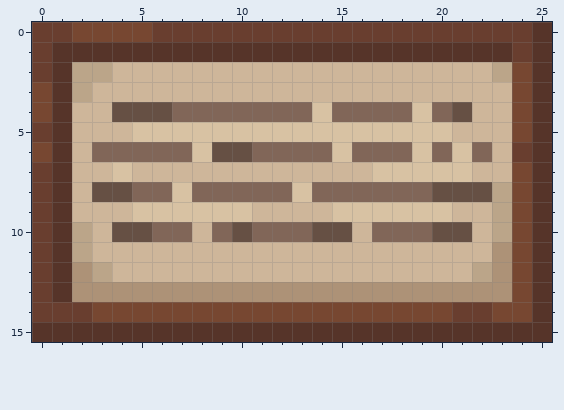
Two states of a pixel-art sprite, misc_icon.png. This is how it looked before the edit.
The file is 300x200 pixels, drawn in blocks of 10x10; one block is one cell here. Colours within 5 levels of each other are drawn and written as one. The old version is drawn lined up with the new one, on the new canvas.
New version:
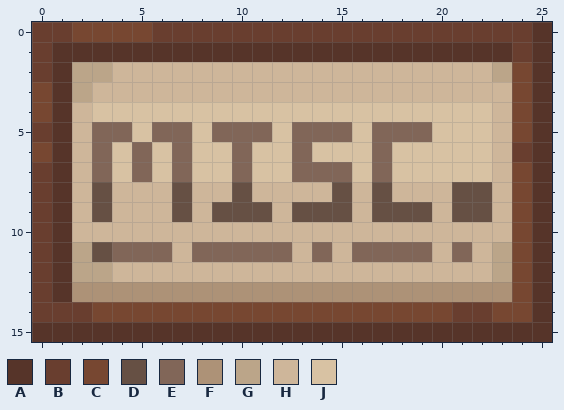
Palette (. is transparent): A #563429  B #693e2f  C #774731  D #665044  E #816658  F #ad9277  G #bba589  H #ceb69a  J #d8c2a3
The exact change:
canvas 30x20 -> 26x16, the old top-left corner now at -2,-2 (the part of the old canvas that was cut away was empty and is not shown)
Colour E becomes colour D in row 8 at x 10, 15 and 17.
Colour H becomes colour D in row 9 at x 3, 11, 13 to 14 and 21 to 22; in row 11 at x 3.
Colour J becomes colour D in row 8 at x 7; in row 9 at x 7, 9 to 10, 15 and 17 to 19.
Colour D becomes colour E in row 6 at x 10.
Colour H becomes colour E in row 5 at x 3 to 4; in row 7 at x 3, 5, 7, 10 and 13 to 15; in row 11 at x 4 to 6, 8 to 12, 14, 16 to 19 and 21.
Colour J becomes colour E in row 5 at x 6 to 7, 9 to 11, 13 to 15 and 17 to 19; in row 7 at x 17.
Colour F becomes colour G in row 11 at x 23; in row 12 at x 2 and 23.
Colour D becomes colour H in row 8 at x 4 and 20; in row 10 at x 4 to 5, 10, 14 to 15 and 20 to 21.
Colour E becomes colour H in row 8 at x 5 to 6, 8 to 9, 11 to 12, 14, 16 and 18 to 19; in row 10 at x 6 to 7, 9, 11 to 13 and 17 to 19.
Colour G becomes colour H in rows 8 to 9 at x 23; in row 10 at x 2 and 23; in row 12 at x 22.
Colour J becomes colour H in row 8 at x 13; in row 9 at x 5 to 6, 8, 16 and 20.
Colour D becomes colour J in row 4 at x 4 to 6 and 21; in row 6 at x 9.
Colour E becomes colour J in row 4 at x 7 to 13, 15 to 18 and 20; in row 6 at x 4, 6, 11 to 12, 14, 16, 18, 20 and 22.
Colour H becomes colour J in row 4 at x 3 and 22; in row 5 at x 21 to 22; in row 7 at x 6, 8 to 9, 11 to 12, 16 and 22.
Where, in picture pixels (left, top, right, bottom), the same in both pictures:
changed: (72, 102, 512, 282)
